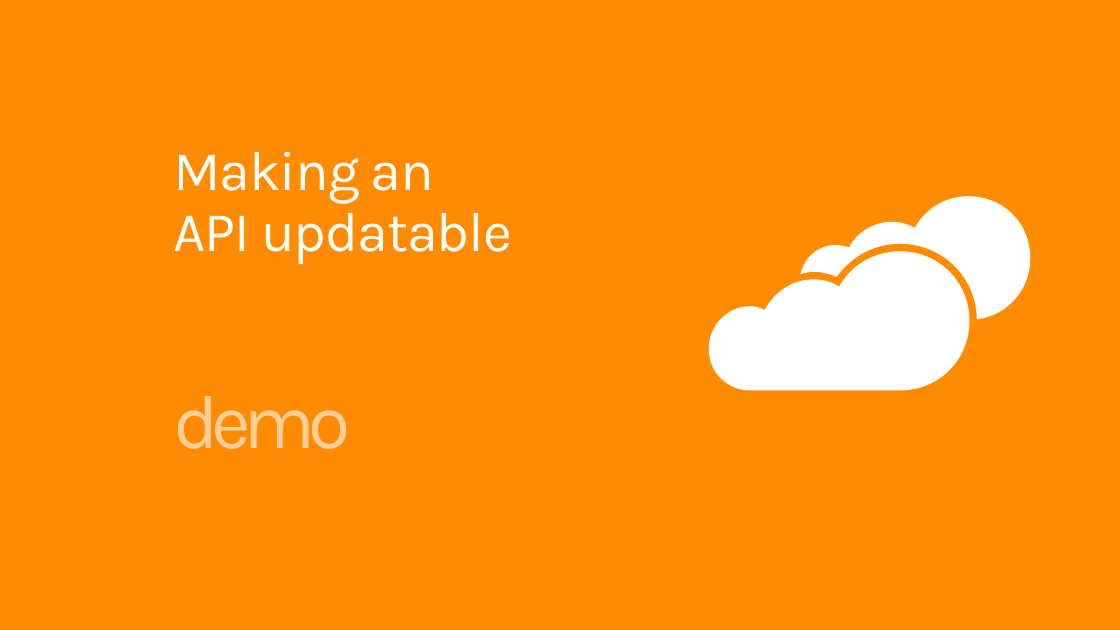
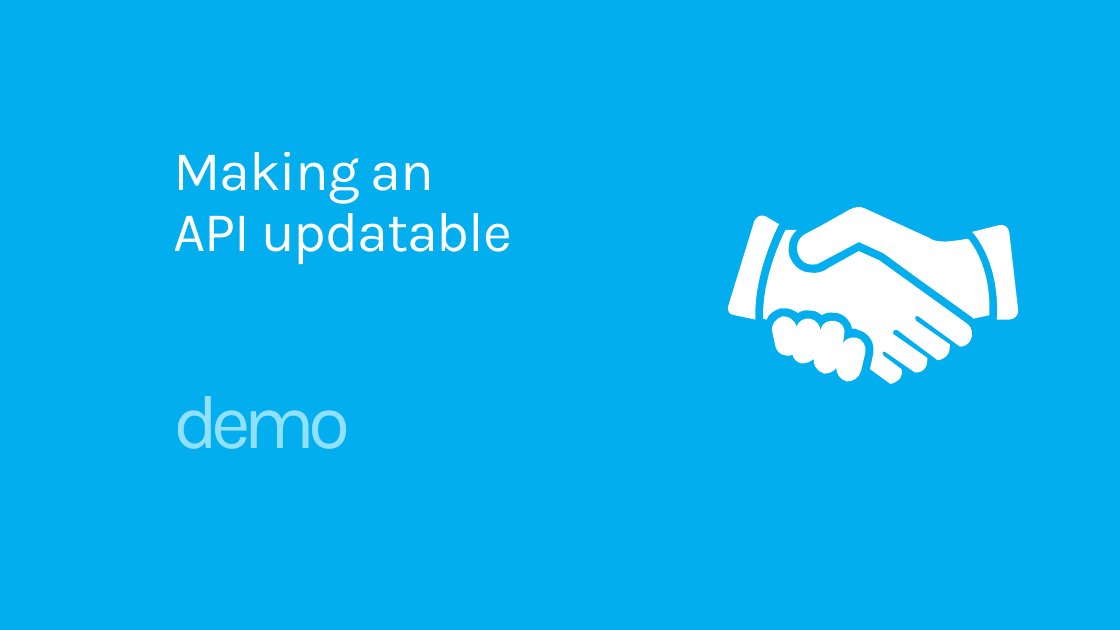
Before and after one commit to Microsoft-Web/WebTK-Presentations, a slide deck: slide 13 of AddingWebApiToASPNETSite/AddingWebApiToASPNETSite.pptx. Drawn at 1120x630 pixels with LibreOffice and Linux fonts; fonts in the diff are those of the drawing. Boxes give left, top, right and bottom in pixels: in the first picture for what was removed or moved away, otherwise in the second. Text is boxed around its words. In the diff, an @@ line names an element or a change of style, - is before the commit and + after.

```diff
--- a/AddingWebApiToASPNETSite/AddingWebApiToASPNETSite.pptx
+++ b/AddingWebApiToASPNETSite/AddingWebApiToASPNETSite.pptx
@@ background #FF8A00 to #00AEEF @@
@@ freeform shape: place and size @@
-freeform shape at box(801, 197, 1031, 320)
+freeform shape at box(795, 206, 991, 318)
@@ freeform shape added at box(726, 214, 779, 320), fill #FFFFFF @@
@@ freeform shape: place and size @@
-freeform shape at box(709, 251, 970, 391)
+freeform shape at box(762, 230, 974, 384)
@@ freeform shape added at box(972, 224, 1018, 320), fill #FFFFFF @@
@@ freeform shape added at box(771, 315, 867, 381), fill #FFFFFF @@
@@ text "demo" at box(174, 396, 351, 449): text colour #FFD099 to #93E2FF @@
```
Also in this commit, not shown: 28 other slides changed, 1 slide added, 1 slide removed, 6 other files.
